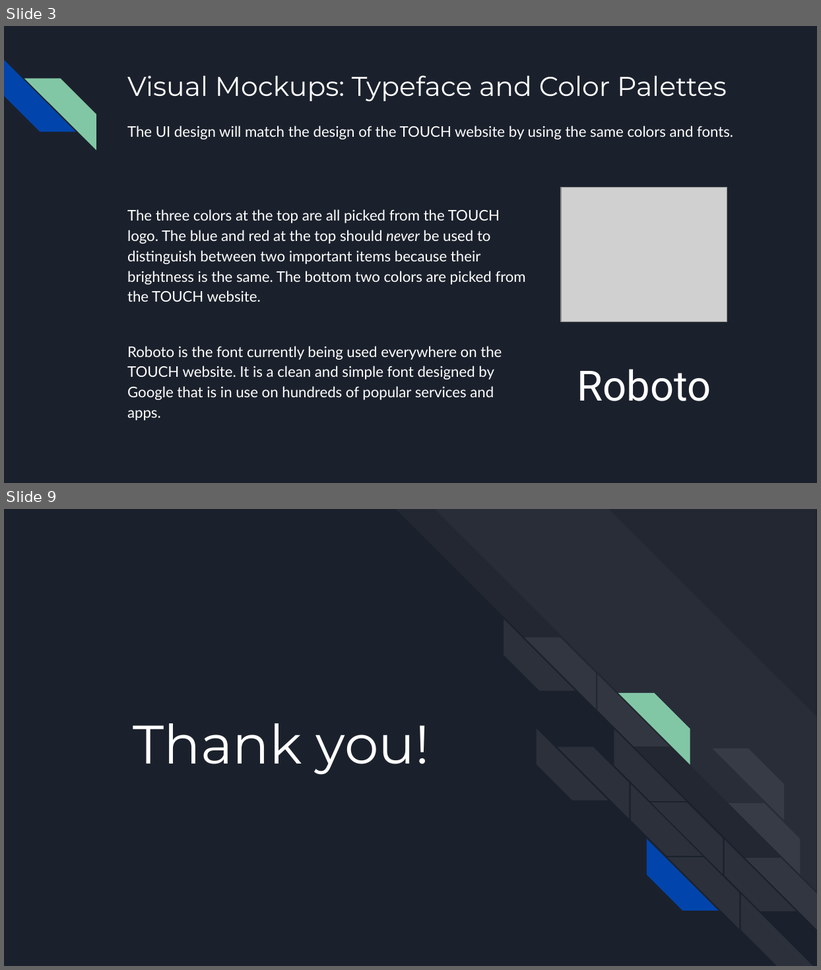
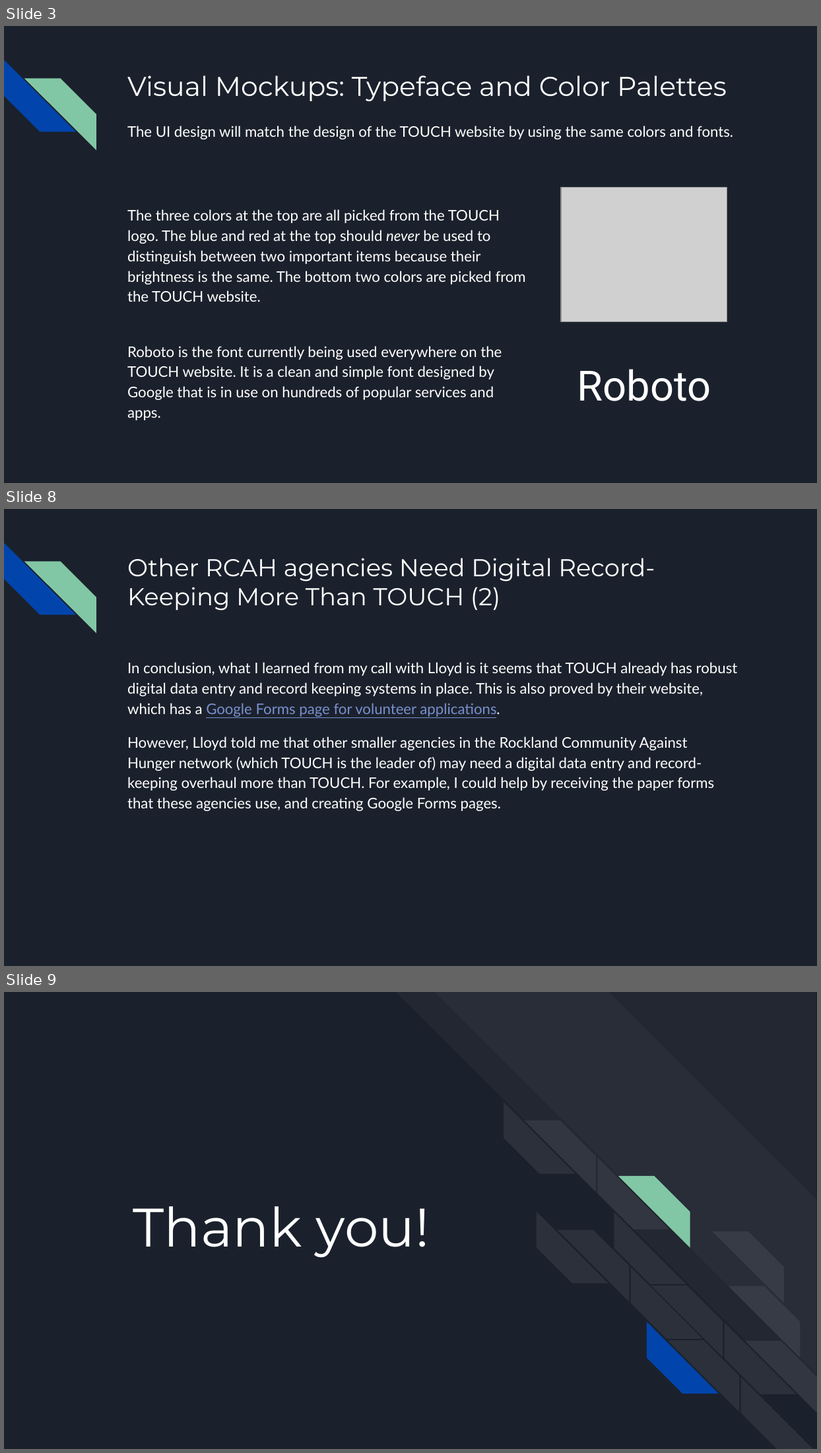
Before and after one commit to Thysbelon/Thysbelon.github.io, a slide deck: content/New-Media-Projects/Empathize/Midterm Presentation.pptx. Shown one above the other, each under a label of ours: slides 3 and 9 before the commit, slides 3, 8 and 9 after it; the slides between them are not shown. The pictures are 821x970 and 821x1453 pixels, drawn with LibreOffice and Linux fonts; fonts in the diff are those of the drawing; grey boxes stand for pictures. Boxes give left, top, right and bottom in pixels: in the first picture for what was removed or moved away, otherwise in the second. Text is boxed around its words. In the diff, an @@ line names an element or a change of style, - is before the commit and + after.

```diff
--- a/content/New-Media-Projects/Empathize/Midterm Presentation.pptx
+++ b/content/New-Media-Projects/Empathize/Midterm Presentation.pptx
@@ slide 8 added at (4,509,817,966), background #1B212C; not listed: 2 template elements that a slide beside it also shows @@
@@ title added at (127,558,655,611), 21.6 pt, text #FFFFFF @@
+Other RCAH agencies Need Digital Record-Keeping More Than TOUCH (2)
@@ text added at (127,662,738,811), 13 pt, text #FFFFFF @@
+In conclusion, what I learned from my call with Lloyd is it seems that TOUCH already has robust digital data entry and record keeping systems in place. This is also proved by their website, which has a Google Forms page for volunteer applications.
+However, Lloyd told me that other smaller agencies in the Rockland Community Against Hunger network (which TOUCH is the leader of) may need a digital data entry and record-keeping overhaul more than TOUCH. For example, I could help by receiving the paper forms that these agencies use, and creating Google Forms pages.
```
Also in this commit, not shown: 3 slides changed, 1 other slide added, 2 slides removed, 4 other files.
